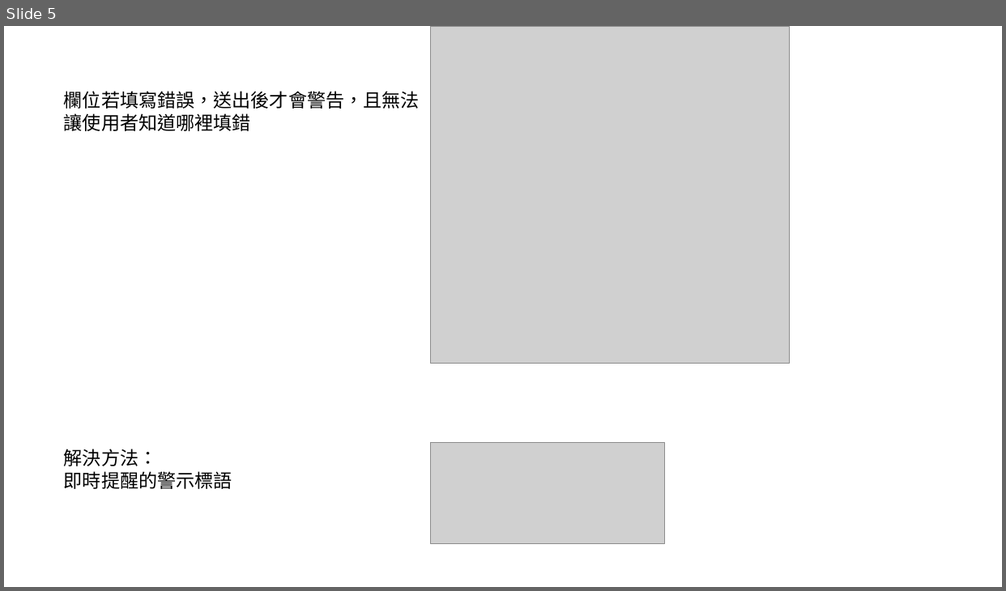
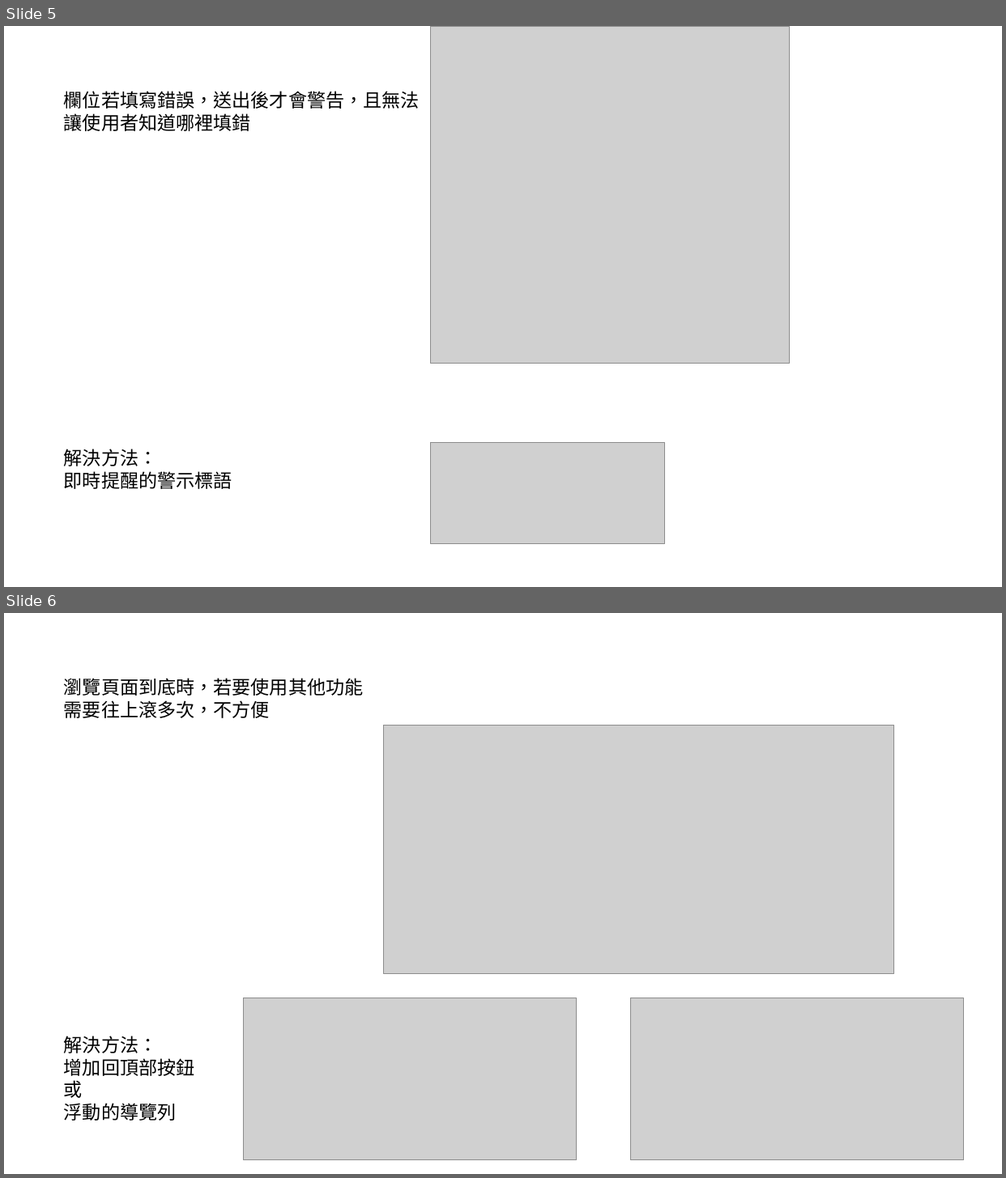
Before and after one commit to weichang0007/ntutVegetablesssssssssssssss, a slide deck: 十大易用性_賴威錩_戴碩廷_郭家佑.pptx. Shown one above the other, each under a label of ours: slide 5 before the commit, slides 5 and 6 after it. The pictures are 1006x591 and 1006x1178 pixels, drawn with LibreOffice and Linux fonts; fonts in the diff are those of the drawing; grey boxes stand for pictures. Boxes give left, top, right and bottom in pixels: in the first picture for what was removed or moved away, otherwise in the second. Text is boxed around its words. In the diff, an @@ line names an element or a change of style, - is before the commit and + after.

```diff
--- a/十大易用性_賴威錩_戴碩廷_郭家佑.pptx
+++ b/十大易用性_賴威錩_戴碩廷_郭家佑.pptx
@@ slide 6 added at box(4, 613, 1002, 1174), background #FFFFFF @@
@@ text added at box(64, 678, 364, 718), 18 pt, text #000000 @@
+瀏覽頁面到底時，若要使用其他功能
+需要往上滾多次，不方便
@@ picture added at box(384, 726, 894, 973) @@
@@ picture added at box(244, 999, 577, 1161) @@
@@ picture added at box(631, 999, 964, 1161) @@
@@ text added at box(64, 1036, 195, 1121), 18 pt, text #000000 @@
+解決方法：
+增加回頂部按鈕
+或
+浮動的導覽列
```
Also in this commit, not shown: 1 other slide added.
